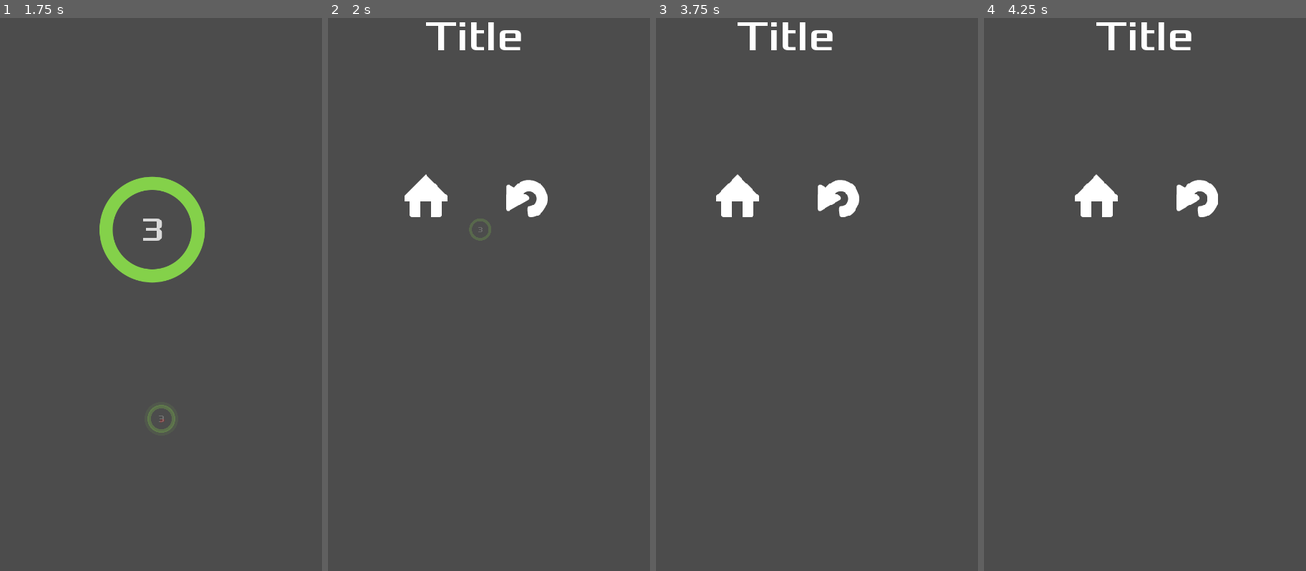
Above: before the commit, frames 1-4 (left to right).
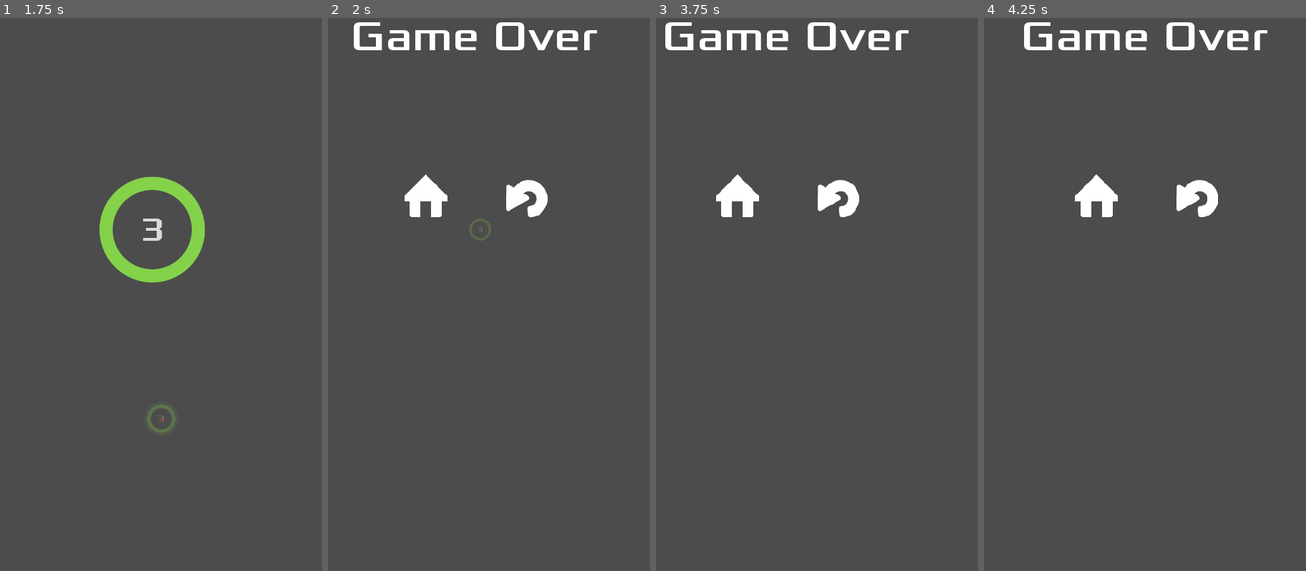
Above: after the commit, the same moments.

Repository: jagc/circleJump
Game: Godot game, scene res://objects/main.tscn
Same seed, same stepped clock (60 frames per second), same inputs: the game is played once before the commit and once after it.
Inputs (mouse positions are in pixels of both pictures, inside the frame that each line leads up to):
- Up to frame 1 (1.75 s): click (109, 194) at 0.5 s; move the mouse to (231, 255) at 1.27 s; click (231, 255) at 1.42 s
- Up to frame 2 (2 s): no input
- Up to frame 3 (3.75 s): click (852, 194) at 2 s; move the mouse to (752, 311) at 2.77 s; click (752, 311) at 2.92 s; move the mouse to (849, 156) at 3.52 s; click (849, 156) at 3.67 s
- Up to frame 4 (4.25 s): no input

Frame 1 is identical in both runs. In frame 2, 1.7% of the frame differs, in the area x 8-84%, y 0-6%; in frame 3, 1.7%; in frame 4, 1.7%.

Commit message:
renamed label in gameOverScreen scene to 'Game Over', it was named 'title screen' before

Diff:
--- a/UI/gameOverScreen.tscn
+++ b/UI/gameOverScreen.tscn
@@ -4,7 +4,10 @@
 [ext_resource path="res://assets/images/buttons/home.png" type="Texture" id=2]
 [ext_resource path="res://assets/images/buttons/return.png" type="Texture" id=3]
 
-[node name="gameOverScreen" instance=ExtResource( 1 )]
+[node name="gameOverScreen" index="0" instance=ExtResource( 1 )]
+
+[node name="Label" parent="MarginContainer/VBoxContainer" index="0"]
+text = "Game Over"
 
 [node name="buttons" parent="MarginContainer/VBoxContainer" index="1"]
 margin_bottom = 328.0
